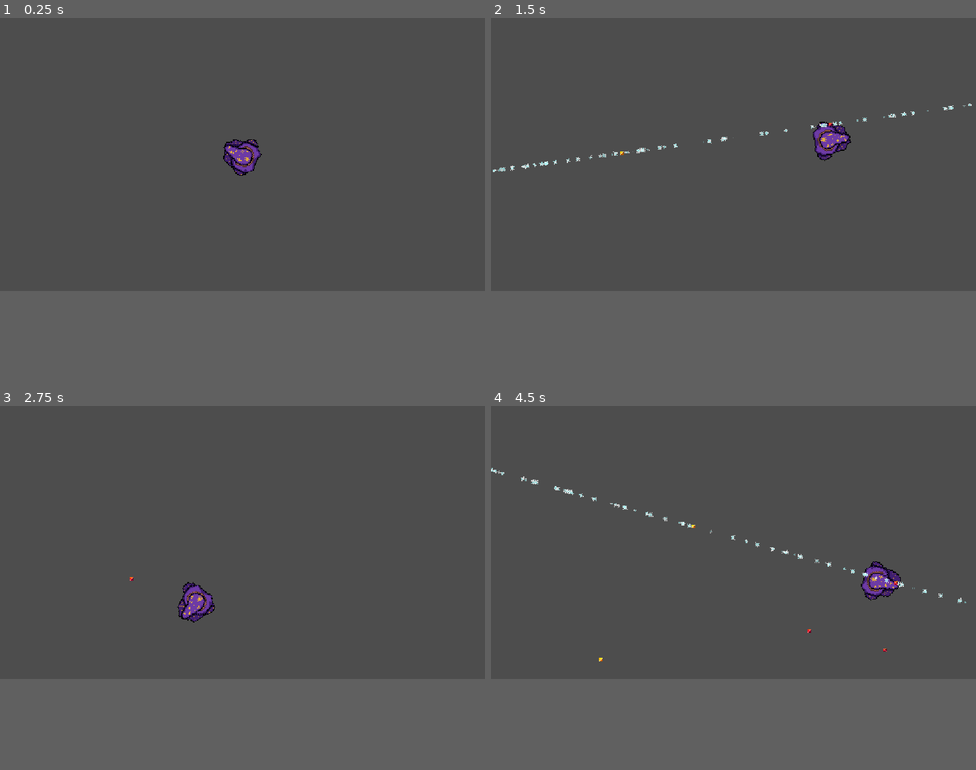
Above: before the commit, frames 1-4 (two rows, left to right).
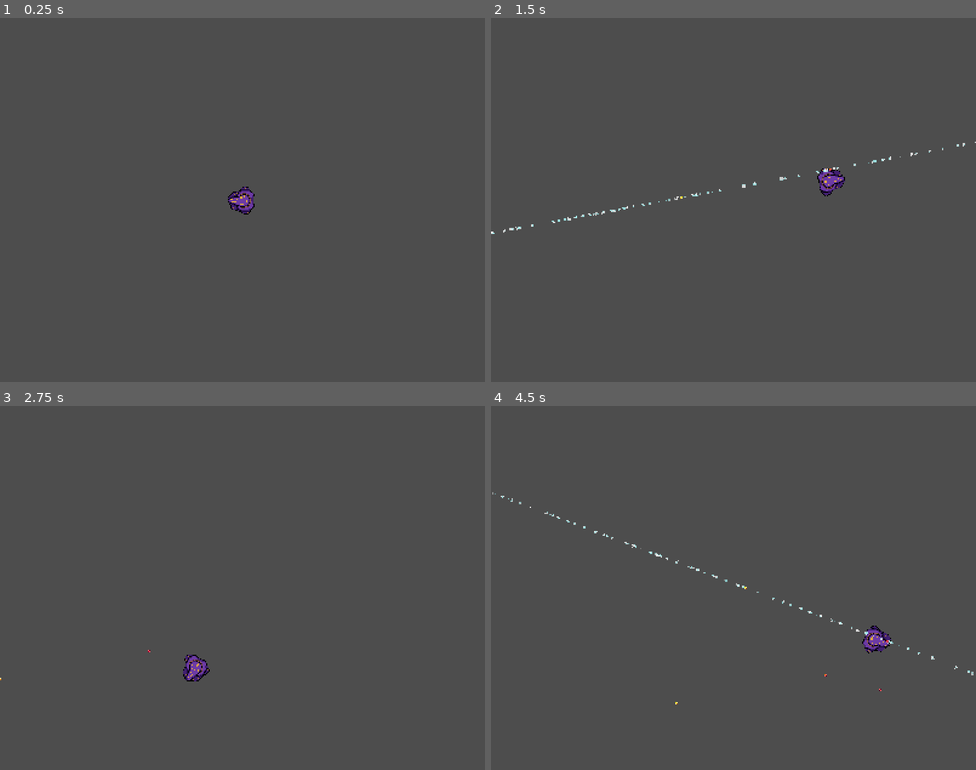
Above: after the commit, the same moments.

Repository: The-Lizzard-Wizard/transcendence_game
Game: Godot game, scene res://main.tscn
Two runs of this game, one before a commit and one after it. Both use one fixed random seed, a clock stepped at 60 frames per second and the inputs below.
Inputs (mouse positions are in pixels of both pictures, inside the frame that each line leads up to):
- Up to frame 1 (0.25 s): no input
- Up to frame 2 (1.5 s): tap Enter at 0.5 s; move the mouse to (840, 141) at 0.52 s; hold D (right) 0.53-1.28 s; hold W (move) 0.53-1.28 s; move the mouse to (636, 167) at 1.27 s; hold S (down) from 1.28 s (still down); click (636, 167) at 1.35 s
- Up to frame 3 (2.75 s): move the mouse to (291, 482) at 2.02 s; release S (down) at 2.03 s; hold D (right) from 2.03 s (still down); hold W (move) from 2.03 s (still down)
- Up to frame 4 (4.5 s): move the mouse to (709, 595) at 2.77 s; release W (move) at 2.78 s; click (709, 595) at 2.85 s; move the mouse to (879, 584) at 3.52 s; release D (right) at 3.53 s; hold W (move) 3.53-4.28 s; hold A (left) from 3.53 s (still down); move the mouse to (588, 500) at 4.27 s; click (588, 500) at 4.35 s
The window is 800x450 before the commit and 800x600 after it. Grey fills any space a smaller window leaves; there, only what the larger window draws over its background counts as a difference.

The runs differ from the first frame. In frame 1, 0.9% of the frame differs, in the area x 46-54%, y 33-54%; in frame 2, 1.3%; in frame 3, 0.9%; in frame 4, 1.4%, in the area x 0-100%, y 17-82%.

Commit message:
add better camera

Diff:
--- a/project.godot
+++ b/project.godot
@@ -21,6 +21,8 @@
 
 [display]
 
+window/size/viewport_width=1600
+window/size/viewport_height=1200
 window/stretch/mode="canvas_items"
 window/stretch/aspect="expand"
 
--- a/script/player/player.gd
+++ b/script/player/player.gd
@@ -13,6 +13,9 @@
 	look_at(get_global_mouse_position())
 	#rotation = rotation
 
+	#======================================================================================
+	#CAMERA
+	#======================================================================================
 	var posA = position
 	var posB = get_global_mouse_position()
 
@@ -20,8 +23,21 @@
 	posC.x = (posA.x + posB.x) / 2
 	posC.y = (posA.y + posB.y) / 2
 
-	$Camera2D.global_position = posC
+	var max_rad : float = 500
+	var dist = sqrt(pow(posB.x - posA.x,2) + pow(posB.y - posA.y, 2))
+	var distC = sqrt(pow(posC.x - posA.x,2) + pow(posC.y - posA.y, 2))
+	if (distC > max_rad):
+		var posD = Vector2.ZERO
+		posD.x = posA.x + max_rad / dist * (posB.x - posA.x)
+		posD.y = posA.y + max_rad / dist * (posB.y - posA.y)
+		$Camera2D.global_position = posD
+	else:
+		$Camera2D.global_position = posC
 
+	#======================================================================================
+	#CONTROL
+	#======================================================================================
+	#MOVEMENT
 	if not Input.is_action_pressed("move"):
 		$CharacterBody2D/AnimatedSprite2D.play("idle")
 	if Input.is_action_pressed("up"):
@@ -38,6 +54,7 @@
 		$CharacterBody2D/AnimatedSprite2D.play("walk")
 
 
+	#SHOOT
 	if Input.is_action_just_pressed("shoot"):
 		print("shoot")
 		var shoot = load("res://scene/item/ray_bullet.tscn")
